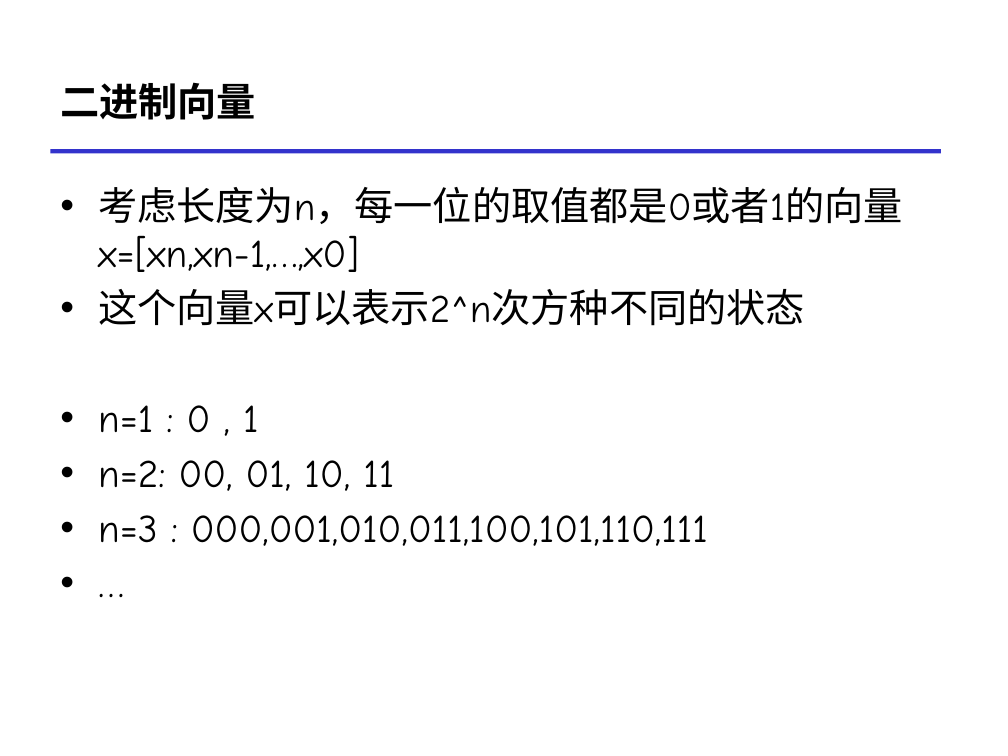
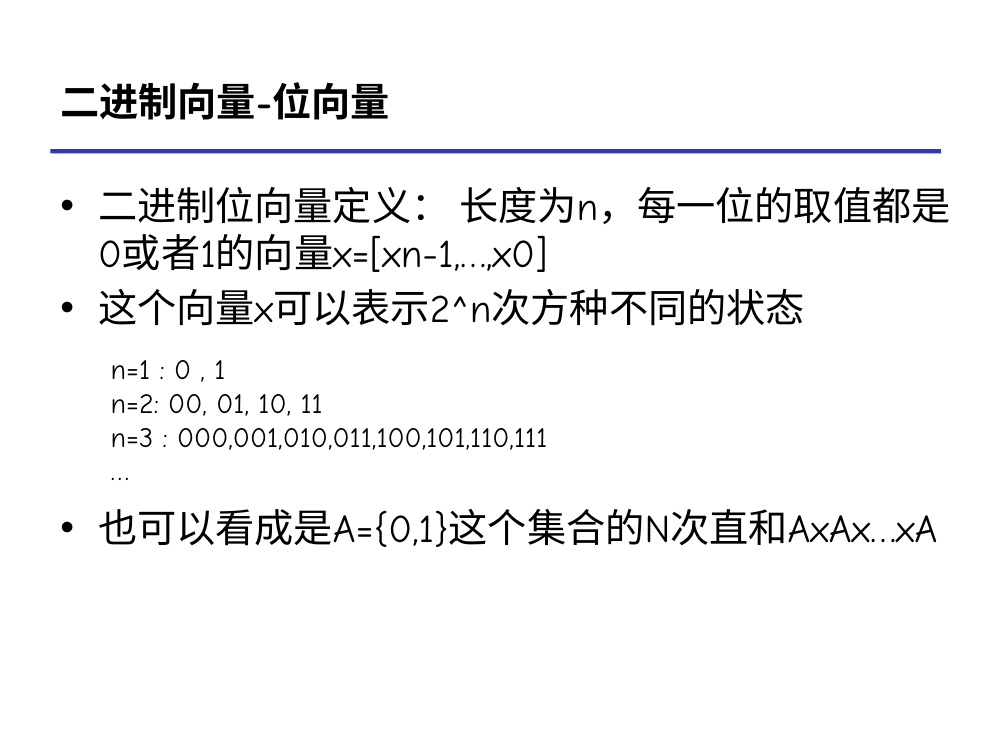
Before and after one commit to RUCICS/ICS1-2024-Preparation, a slide deck: slide 21 of 数的表示MoocDemo.pptx (slide 18 before the commit). Drawn at 1008x756 pixels with LibreOffice and Linux fonts; fonts in the diff are those of the drawing. Boxes give left, top, right and bottom in pixels: in the first picture for what was removed or moved away, otherwise in the second. Text is boxed around its words. In the diff, an @@ line names an element or a change of style, - is before the commit and + after.

```diff
--- a/数的表示MoocDemo.pptx
+++ b/数的表示MoocDemo.pptx
@@ title at [60,82,389,120]: text changed @@
-二进制向量
+二进制向量-位向量
@@ text at [98,187,950,272]: text changed @@
-• 考虑长度为n，每一位的取值都是0或者1的向量x=[xn,xn-1,…,x0]
+• 二进制位向量定义： 长度为n，每一位的取值都是0或者1的向量x=[xn-1,…,x0]
@@ text added at [111,360,547,450], 20 pt, text #000000 @@
+n=1 : 0 , 1
+n=2: 00, 01, 10, 11
+n=3 : 000,001,010,011,100,101,110,111
+…
@@ text at [98,509,937,547]: text changed @@
-• n=1 : 0 , 1
-• n=2: 00, 01, 10, 11
-• n=3 : 000,001,010,011,100,101,110,111
-• …
+• 也可以看成是A={0,1}这个集合的N次直和AxAx…xA
```
Also in this commit, not shown: 4 other slides changed, 36 slides added.
